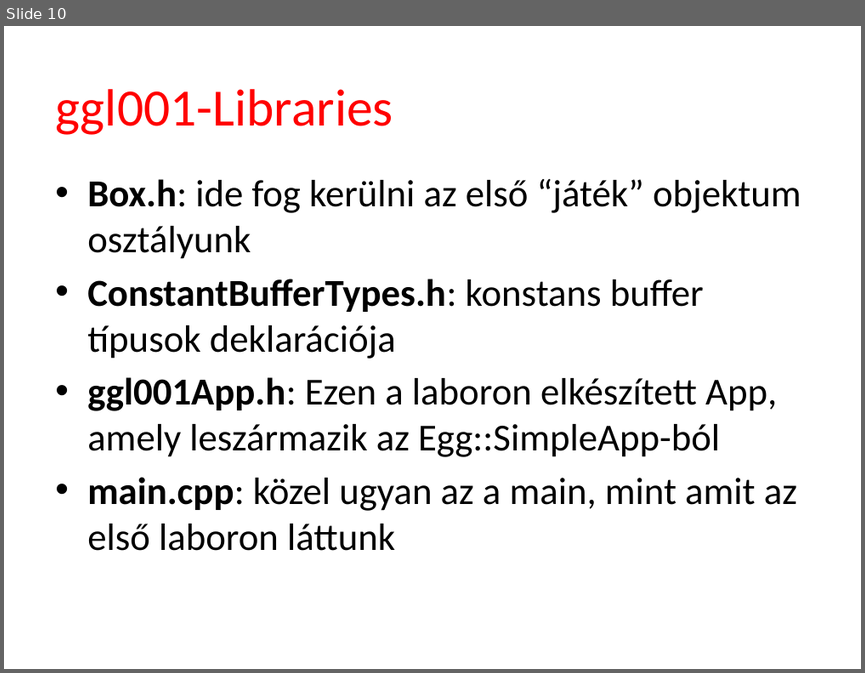
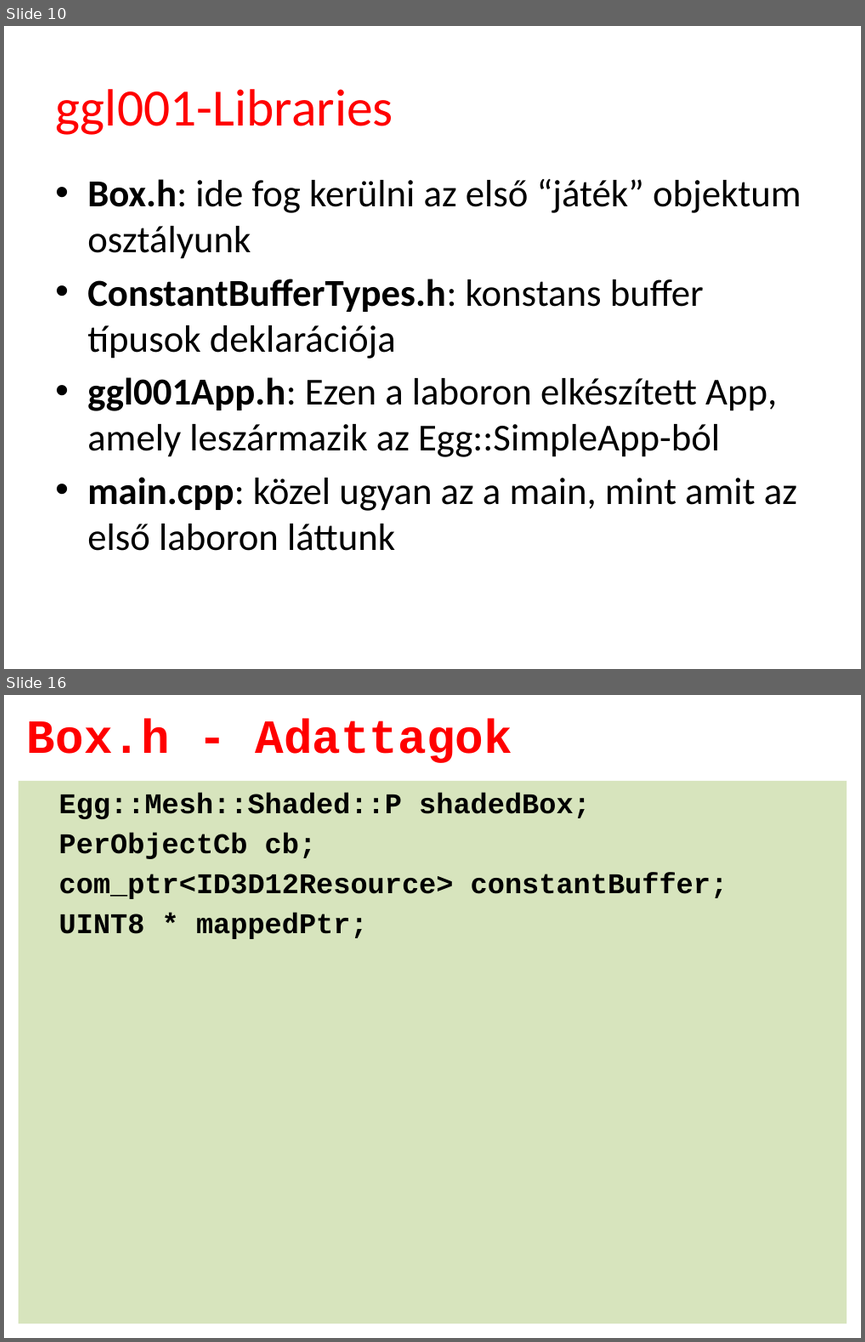
Before and after one commit to tyekx/dx12, a slide deck: Slides/gg001-Libraries.pptx. Shown one above the other, each under a label of ours: slide 10 before the commit, slides 10 and 16 after it; the slides between them are not shown. The pictures are 865x673 and 865x1342 pixels, drawn with LibreOffice and Linux fonts; fonts in the diff are those of the drawing; background and template pictures are left out. Boxes give left, top, right and bottom in pixels: in the first picture for what was removed or moved away, otherwise in the second. Text is boxed around its words. In the diff, an @@ line names an element or a change of style, - is before the commit and + after.

```diff
--- a/Slides/gg001-Libraries.pptx
+++ b/Slides/gg001-Libraries.pptx
@@ slide 16 added at (x1=4, y1=695, x2=861, y2=1338), background #FFFFFF @@
@@ title added at (x1=27, y1=719, x2=512, y2=763), 40 pt, text #FF0000, bold @@
+Box.h - Adattagok
@@ text added at (x1=18, y1=781, x2=847, y2=1323), fill #D7E4BD, 24 pt, text #000000, bold @@
+Egg::Mesh::Shaded::P shadedBox;
+PerObjectCb cb;
+com_ptr<ID3D12Resource> constantBuffer;
+UINT8 * mappedPtr;
```
Also in this commit, not shown: 2 slides changed, 14 other slides added, 49 other files.
